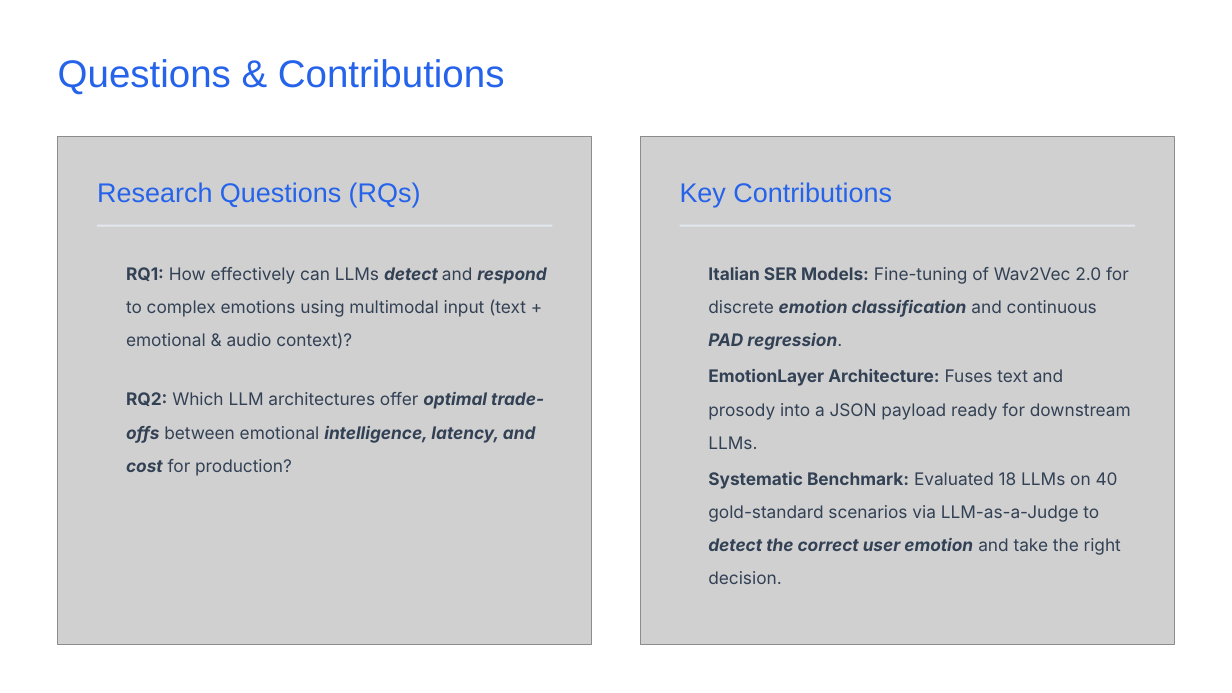
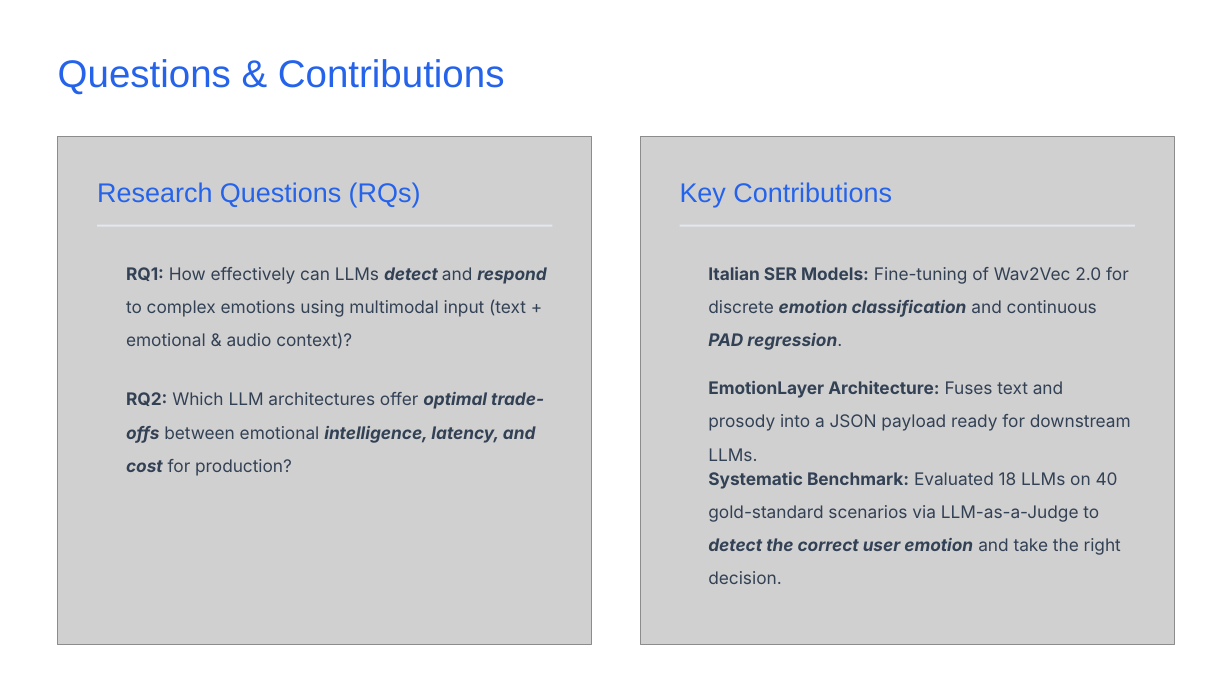
Before and after one commit to abernardini-unimi/AC_NI-project, a slide deck: slide 3 of slide.pptx. Drawn at 1232x693 pixels with LibreOffice and Linux fonts; fonts in the diff are those of the drawing; grey boxes stand for pictures; background and template pictures are left out. Boxes give left, top, right and bottom in pixels: in the first picture for what was removed or moved away, otherwise in the second. Text is boxed around its words. In the diff, an @@ line names an element or a change of style, - is before the commit and + after.

```diff
--- a/slide.pptx
+++ b/slide.pptx
@@ text "EmotionLayer Architecture: Fuses text and ..." moved from (x1=708, y1=369, x2=1131, y2=420) to (x1=708, y1=381, x2=1131, y2=431) @@
```
Also in this commit, not shown: 6 other slides changed.
